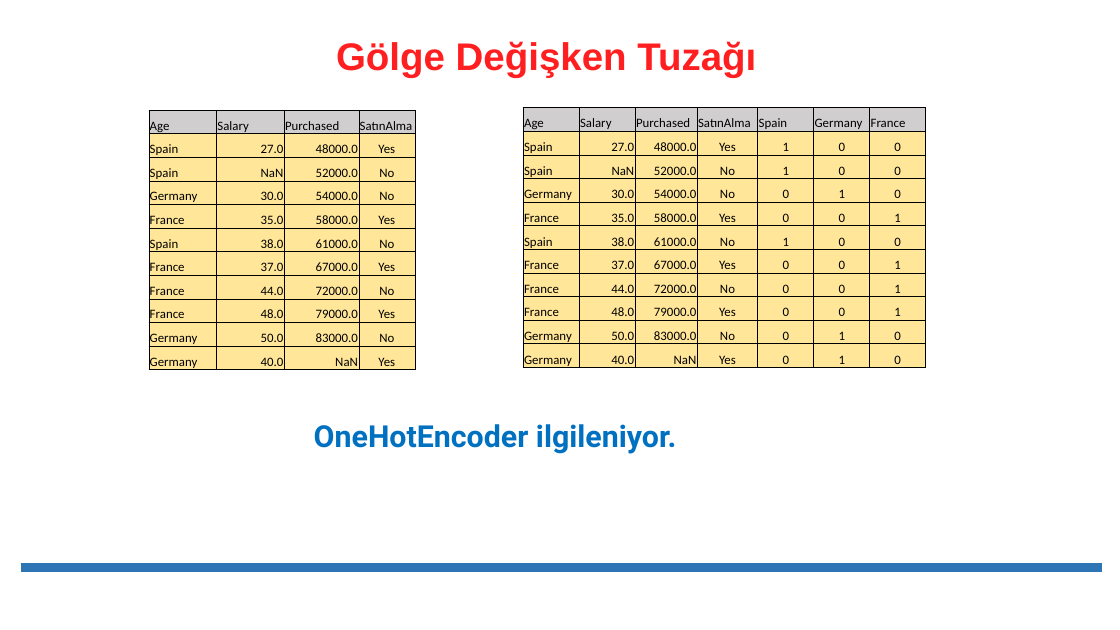
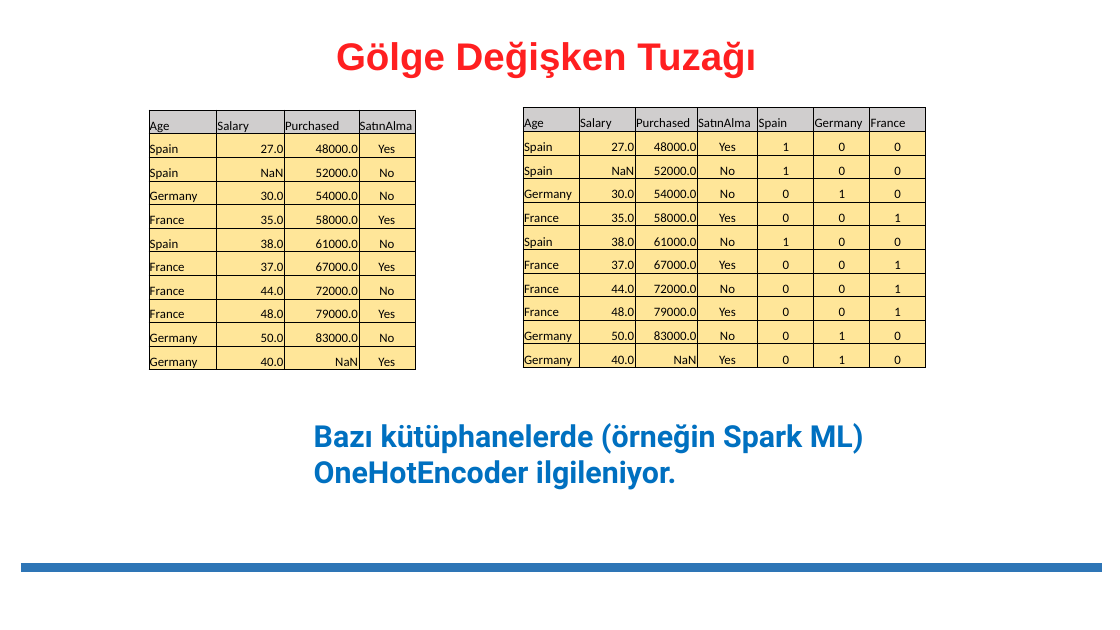
Before and after one commit to erkansirin78/machine-learning-with-python, a slide deck: slide 8 of presentations/04_Çoklu_Regresyon++.pptx. Drawn at 1120x630 pixels with LibreOffice and Linux fonts; fonts in the diff are those of the drawing. Boxes give left, top, right and bottom in pixels: in the first picture for what was removed or moved away, otherwise in the second. Text is boxed around its words. In the diff, an @@ line names an element or a change of style, - is before the commit and + after.

```diff
--- a/presentations/04_Çoklu_Regresyon++.pptx
+++ b/presentations/04_Çoklu_Regresyon++.pptx
@@ text at (x1=314, y1=423, x2=864, y2=454): paragraph added @@
+Bazı kütüphanelerde (örneğin Spark ML)
```
Also in this commit, not shown: 5 other files.
